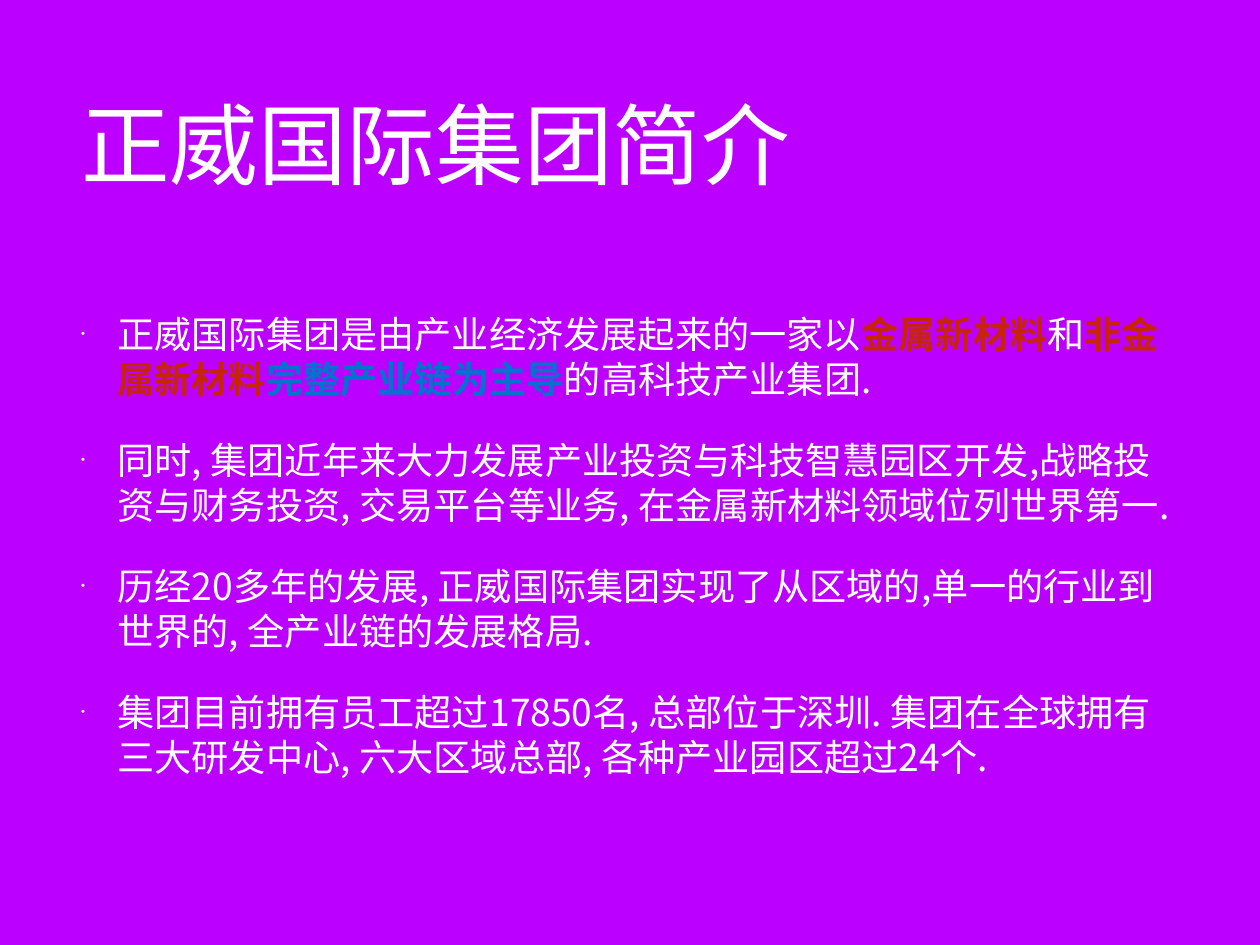
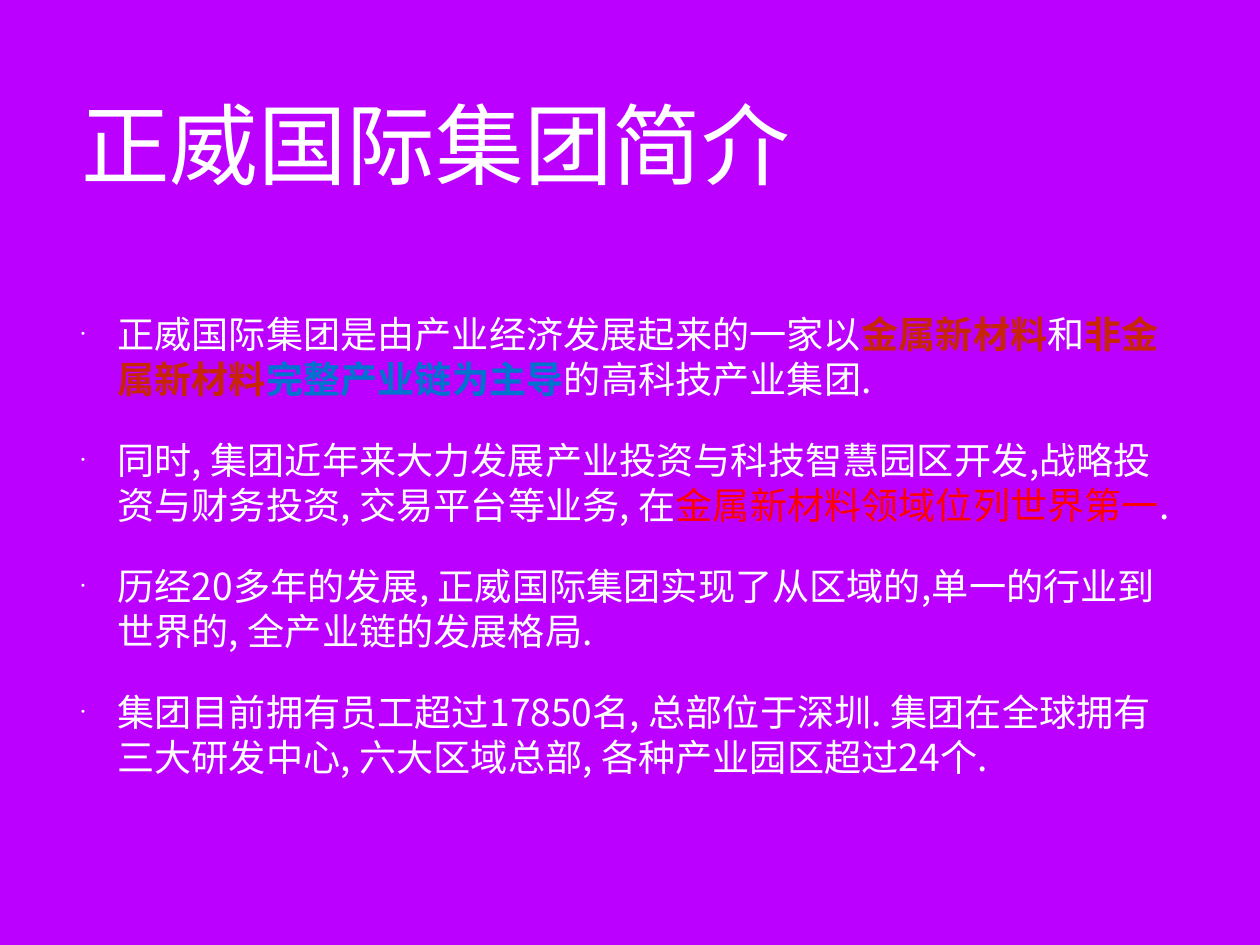
Before and after one commit to minibear0523/AmerGroup, a slide deck: slide 4 of 正威国际集团V1.0.pptx. Drawn at 1260x945 pixels with LibreOffice and Linux fonts; fonts in the diff are those of the drawing; background and template pictures are left out. Boxes give left, top, right and bottom in pixels: in the first picture for what was removed or moved away, otherwise in the second. Text is boxed around its words. In the diff, an @@ line names an element or a change of style, - is before the commit and + after.

```diff
--- a/正威国际集团V1.0.pptx
+++ b/正威国际集团V1.0.pptx
@@ text at bbox=[117, 442, 1170, 526]: text colour #FFFFFF to #FF0000 in "在金属新材料领域位列世界第一." @@
```
Also in this commit, not shown: 8 other slides changed, 9 slides added, 2 other files.
